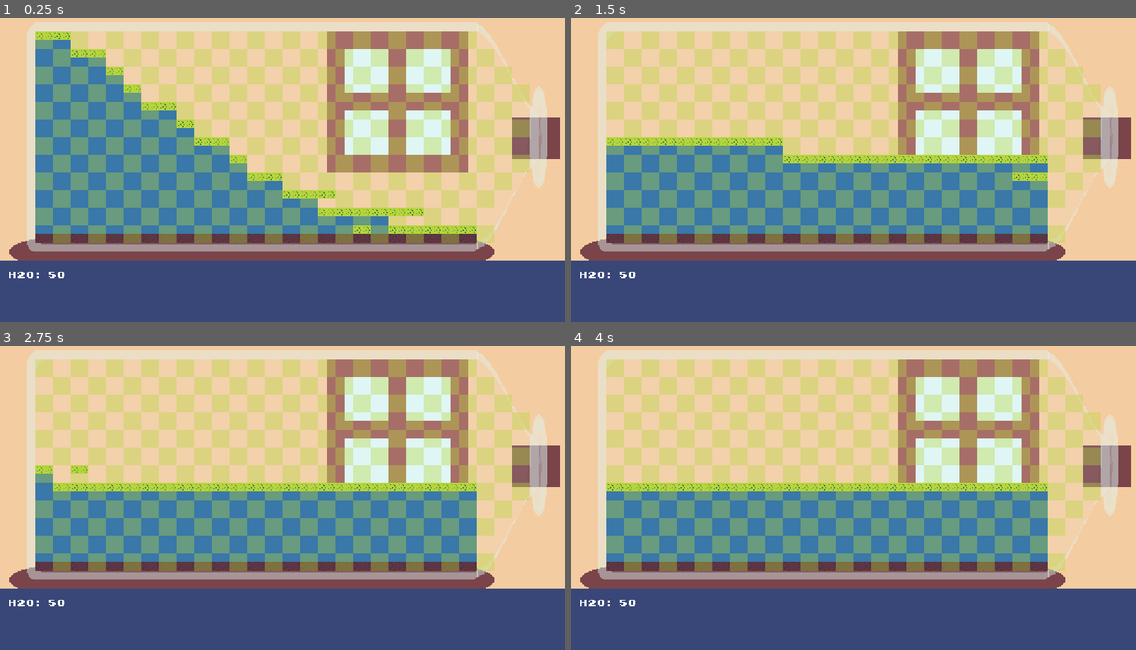
Above: before the commit, frames 1-4 (two rows, left to right).
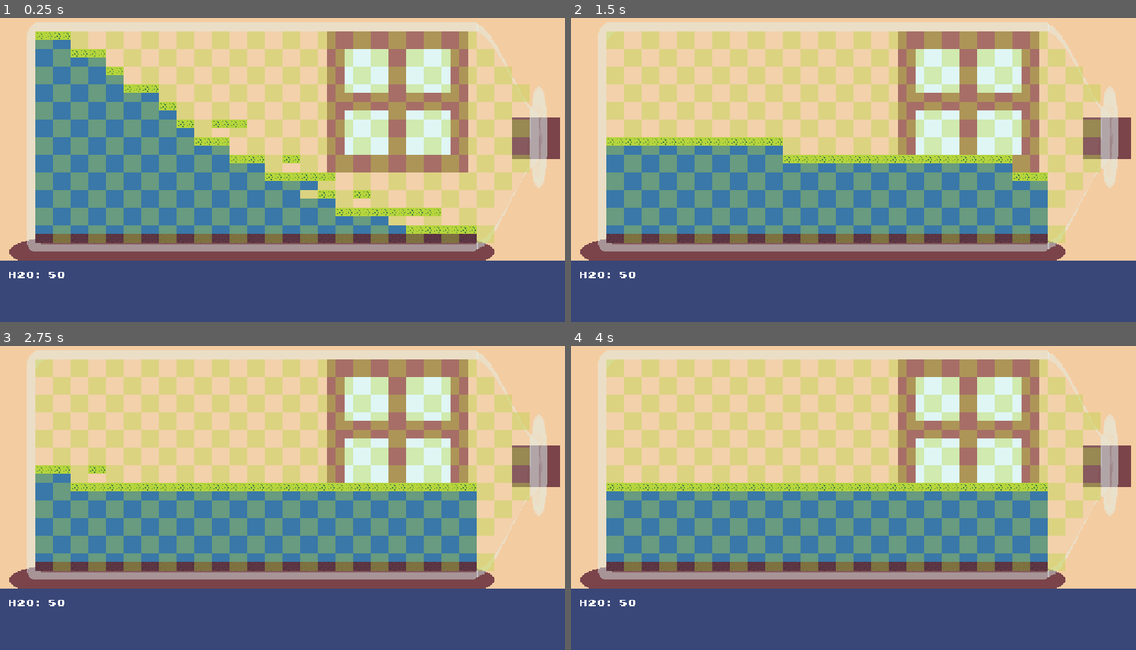
Above: after the commit, the same moments.

Repository: lservant/microverse-manager
Game: Godot game, scene res://main.tscn
Two runs of this game, one before a commit and one after it. Both use one fixed random seed, a clock stepped at 60 frames per second and the inputs below.
Inputs (mouse positions are in pixels of both pictures, inside the frame that each line leads up to):
- Up to frame 1 (0.25 s): no input
- Up to frame 2 (1.5 s): move the mouse to (977, 148) at 0.52 s; click (977, 148) at 0.67 s; move the mouse to (740, 179) at 1.27 s; click (740, 179) at 1.42 s
- Up to frame 3 (2.75 s): move the mouse to (339, 422) at 2.02 s; click (339, 422) at 2.17 s
- Up to frame 4 (4 s): move the mouse to (825, 555) at 2.77 s; click (825, 555) at 2.92 s; tap Enter at 3.5 s; move the mouse to (1023, 537) at 3.52 s; click (1023, 537) at 3.67 s

The runs differ from the first frame. In frame 1, 2.0% of the frame differs, in the area x 25-79%, y 21-71%; in frame 2, 0.4%; in frame 3, 0.4%; in frame 4, nothing differs.

Commit message:
extract resource behaviors to classes

Diff:
--- a/bottle/bottle_cell.gd
+++ b/bottle/bottle_cell.gd
@@ -5,52 +5,24 @@
 
 var resources: RsrcPool = RsrcPool.new()
 const RESOURCE_LIMIT: int = 100
+var rsrc_behaviors: Dictionary = {
+  RsrcPool.RsrcType.WATER: Water,
+  RsrcPool.RsrcType.NUTRIENTS: Nutrients,
+  RsrcPool.RsrcType.ORGANICS: Organics,
+  RsrcPool.RsrcType.SUNLIGHT: null,
+  RsrcPool.RsrcType.OXYGEN: null,
+  RsrcPool.RsrcType.CARBON_DIOXIDE: null,
+  RsrcPool.RsrcType.VACCUUM: null
+}
 
 func update_resources() -> void:
-  move_water()
-  move_nutrients()
-  move_organics()
-
-func move_water() -> void:
-  var water = resources.get_resource(RsrcPool.RsrcType.WATER)
-  if water.is_empty():
-    return
-
-  var was_lifted = false
-  if water.amount > RESOURCE_LIMIT or \
-  (not is_bottom() and neighbors.bottom.resources.get_resource(RsrcPool.RsrcType.WATER).amount >= RESOURCE_LIMIT):
-    was_lifted = lift_resource(RsrcPool.RsrcType.WATER)
-
-  var was_dropped = drop_resource(RsrcPool.RsrcType.WATER)
-  if water.amount < 3:
-    return
-  spill_resource(RsrcPool.RsrcType.WATER)
-
-func move_nutrients() -> void:
-  var nuts = resources.get_resource(RsrcPool.RsrcType.NUTRIENTS)
-  var water = resources.get_resource(RsrcPool.RsrcType.WATER)
-  if nuts.is_empty():
-    return
-
-  var was_lifted = false
-  if water.amount >= RESOURCE_LIMIT or \
-  (not is_top() and neighbors.top.resources.get_resource(RsrcPool.RsrcType.WATER).amount > 0):
-    was_lifted = lift_resource(RsrcPool.RsrcType.NUTRIENTS)
-
-  var was_dropped = false
-  if water.is_empty():
-    was_dropped = drop_resource(RsrcPool.RsrcType.NUTRIENTS)
-
-  spill_resource(RsrcPool.RsrcType.NUTRIENTS)
-
-func move_organics() -> void:
-  var organics = resources.get_resource(RsrcPool.RsrcType.ORGANICS)
-  if organics.is_empty():
-    return
-  var was_dropped = drop_resource(RsrcPool.RsrcType.ORGANICS)
-  if organics.amount < 50:
-    return
-  spill_resource(RsrcPool.RsrcType.ORGANICS)
+  for resource in resources.resources:
+    if rsrc_behaviors.has(resource.resource_type):
+      var behavior = rsrc_behaviors[resource.resource_type]
+      if behavior != null:
+        behavior.move(self)
+      else:
+        Rsrc.move(self)
 
 func spill_resource(resource_type: RsrcPool.RsrcType) -> void:
   var rsrc = resources.get_resource(resource_type)
--- /dev/null
+++ b/resources/types/algae.gd
@@ -0,0 +1 @@
+extends Rsrc
--- /dev/null
+++ b/resources/types/nutrient.gd
@@ -0,0 +1,21 @@
+extends Rsrc
+class_name Nutrients
+
+const RSRC_TYPE = RsrcPool.RsrcType.NUTRIENTS
+
+static func move(cell: BottleCell) -> void:
+  var nuts = cell.resources.get_resource(RsrcPool.RsrcType.NUTRIENTS)
+  var water = cell.resources.get_resource(RsrcPool.RsrcType.WATER)
+  if nuts.is_empty():
+    return
+
+  var was_lifted = false
+  if water.amount >= cell.RESOURCE_LIMIT or \
+  (not cell.is_top() and cell.neighbors.top.resources.get_resource(RsrcPool.RsrcType.WATER).amount > 0):
+    was_lifted = cell.lift_resource(RsrcPool.RsrcType.NUTRIENTS)
+
+  var was_dropped = false
+  if water.is_empty():
+    was_dropped = cell.drop_resource(RsrcPool.RsrcType.NUTRIENTS)
+
+  cell.spill_resource(RsrcPool.RsrcType.NUTRIENTS)
--- /dev/null
+++ b/resources/types/organics.gd
@@ -0,0 +1,13 @@
+extends Rsrc
+class_name Organics
+
+const RSRC_TYPE = RsrcPool.RsrcType.ORGANICS
+
+static func move(cell: BottleCell) -> void:
+  var organics = cell.resources.get_resource(RsrcPool.RsrcType.ORGANICS)
+  if organics.is_empty():
+    return
+  var was_dropped = cell.drop_resource(RsrcPool.RsrcType.ORGANICS)
+  if organics.amount < 50:
+    return
+  cell.spill_resource(RsrcPool.RsrcType.ORGANICS)
--- /dev/null
+++ b/resources/types/rsrc.gd
@@ -0,0 +1,8 @@
+extends Resource
+class_name Rsrc
+
+static func update(cell: BottleCell) -> void:
+  pass
+
+static func move(cell: BottleCell) -> void:
+  pass
--- /dev/null
+++ b/resources/types/water.gd
@@ -0,0 +1,21 @@
+extends Rsrc
+class_name Water
+
+const RSRC_TYPE = RsrcPool.RsrcType.WATER
+
+static func update(cell: BottleCell) -> void:
+  move(cell)
+
+static func move(cell: BottleCell) -> void:
+  var water = cell.resources.get_resource(RSRC_TYPE)
+  if water.is_empty():
+    return
+
+  if water.amount > cell.RESOURCE_LIMIT or \
+  (not cell.is_bottom() and cell.neighbors.bottom.resources.get_resource(RSRC_TYPE).amount >= cell.RESOURCE_LIMIT):
+    cell.lift_resource(RsrcPool.RsrcType.WATER)
+
+  cell.drop_resource(RsrcPool.RsrcType.WATER)
+  if water.amount < 3:
+    return
+  cell.spill_resource(RsrcPool.RsrcType.WATER)
Not shown, added: resources/types/algae.gd.uid
Not shown, added: resources/types/nutrient.gd.uid
Not shown, added: resources/types/organics.gd.uid
Not shown, added: resources/types/rsrc.gd.uid
Not shown, added: resources/types/water.gd.uid
